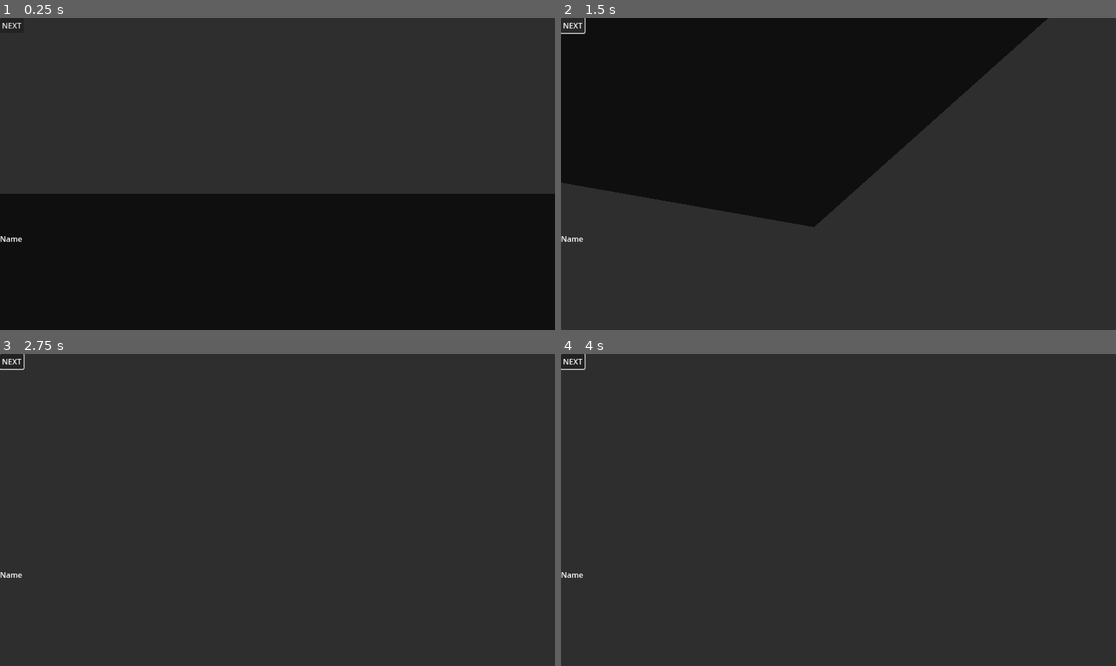
Above: before the commit, frames 1-4 (two rows, left to right).
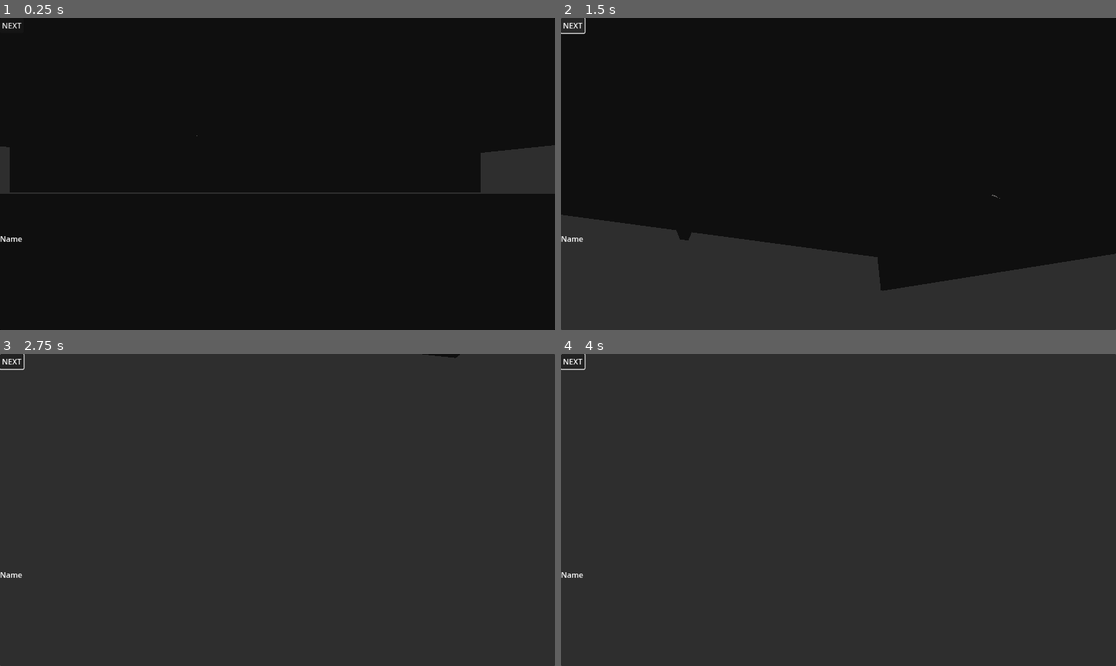
Above: after the commit, the same moments.

Repository: st00pid-cloud/-redacted-
Game: Godot game, scene res://World/Level_01.tscn
The game is run twice, just before and just after one commit, with the same random seed, the same clock (stepped at 60 frames per second) and the same inputs. Before the commit the project has no main scene; this scene is started directly in both runs.
Inputs (mouse positions are in pixels of both pictures, inside the frame that each line leads up to):
- Up to frame 1 (0.25 s): no input
- Up to frame 2 (1.5 s): click "NEXT" at 0.5 s; click "NEXT" at 1.25 s
- Up to frame 3 (2.75 s): tap Enter (ui_accept) at 2 s; move the mouse to (305, 510) at 2.02 s; hold W (forward) from 2.03 s (still down); tap Space (jump) at 2.27 s
- Up to frame 4 (4 s): keep holding W (forward); move the mouse to (810, 510) at 2.77 s; tap Space (jump) at 3.02 s; tap Enter (ui_accept) at 3.5 s; move the mouse to (849, 503) at 3.52 s

The runs differ from the first frame. In frame 1, 54% of the frame differs, in the area x 0-100%, y 0-56%; in frame 2, 33%; in frame 3, less than 0.1%; in frame 4, nothing differs.

Commit message:
You're my soda pop, my little soda pop.

Diff:
--- a/World/Level_01.tscn
+++ b/World/Level_01.tscn
@@ -1,8 +1,9 @@
-[gd_scene load_steps=7 format=3 uid="uid://dooywrqu1b2uo"]
+[gd_scene load_steps=8 format=3 uid="uid://dooywrqu1b2uo"]
 
 [ext_resource type="PackedScene" uid="uid://dvtu0cdorm1yd" path="res://Player/Player.tscn" id="1_d4bn0"]
 [ext_resource type="Script" uid="uid://cncyikl8gvjqw" path="res://World/test.gd" id="1_orwn4"]
 [ext_resource type="PackedScene" uid="uid://c13sq6ef31tdd" path="res://ui/DialogueBox.tscn" id="3_ccxtb"]
+[ext_resource type="PackedScene" uid="uid://c80mqnaa4fjea" path="res://World/props/scp_server_room.glb" id="4_lohiu"]
 
 [sub_resource type="BoxShape3D" id="BoxShape3D_k4bx8"]
 
@@ -45,3 +46,11 @@
 light_indirect_energy = 16.0
 
 [node name="DialogueBox" parent="." instance=ExtResource("3_ccxtb")]
+
+[node name="Sketchfab_Scene" parent="." instance=ExtResource("4_lohiu")]
+transform = Transform3D(2, 0, 0, 0, 2, 0, 0, 0, 2, -531.57196, -221.40868, 122.18797)
+
+[node name="Sketchfab_model" parent="Sketchfab_Scene" index="0"]
+transform = Transform3D(1, 0, 0, 0, 2.220446e-16, 1, 0, -1, 2.220446e-16, 1.4015198, 16.165413, 50.194504)
+
+[editable path="Sketchfab_Scene"]
--- /dev/null
+++ b/data/randomtest.tscn
@@ -0,0 +1,11 @@
+[gd_scene load_steps=3 format=3 uid="uid://byyklnv4rs7lj"]
+
+[ext_resource type="PackedScene" uid="uid://c80mqnaa4fjea" path="res://World/props/scp_server_room.glb" id="1_k3m0h"]
+[ext_resource type="PackedScene" uid="uid://dvtu0cdorm1yd" path="res://Player/Player.tscn" id="2_s5y6y"]
+
+[node name="Sketchfab_Scene" instance=ExtResource("1_k3m0h")]
+
+[node name="Sketchfab_model" parent="." index="0"]
+transform = Transform3D(1, 0, 0, 0, 2.220446e-16, 1, 0, -1, 2.220446e-16, -287.39917, -92.31361, 95.09203)
+
+[node name="Player" parent="." index="1" instance=ExtResource("2_s5y6y")]
--- a/project.godot
+++ b/project.godot
@@ -11,6 +11,7 @@
 [application]
 
 config/name="-REDACTED-"
+run/main_scene="res://data/randomtest.tscn"
 config/features=PackedStringArray("4.5", "Forward Plus")
 config/icon="res://icon.svg"
 
Binary file added: World/props/scp_server_room.glb
Not shown, added: World/props/scp_server_room.glb.import
Binary file added: World/props/scp_server_room_0.png
Not shown, added: World/props/scp_server_room_0.png.import
Binary file added: World/props/scp_server_room_1.png
Not shown, added: World/props/scp_server_room_1.png.import
Binary file added: World/props/scp_server_room_2.png
Not shown, added: World/props/scp_server_room_2.png.import
Binary file added: World/props/scp_server_room_3.png
Not shown, added: World/props/scp_server_room_3.png.import
Binary file added: World/props/scp_server_room_4.png
Not shown, added: World/props/scp_server_room_4.png.import
(and 6 more such lines)
